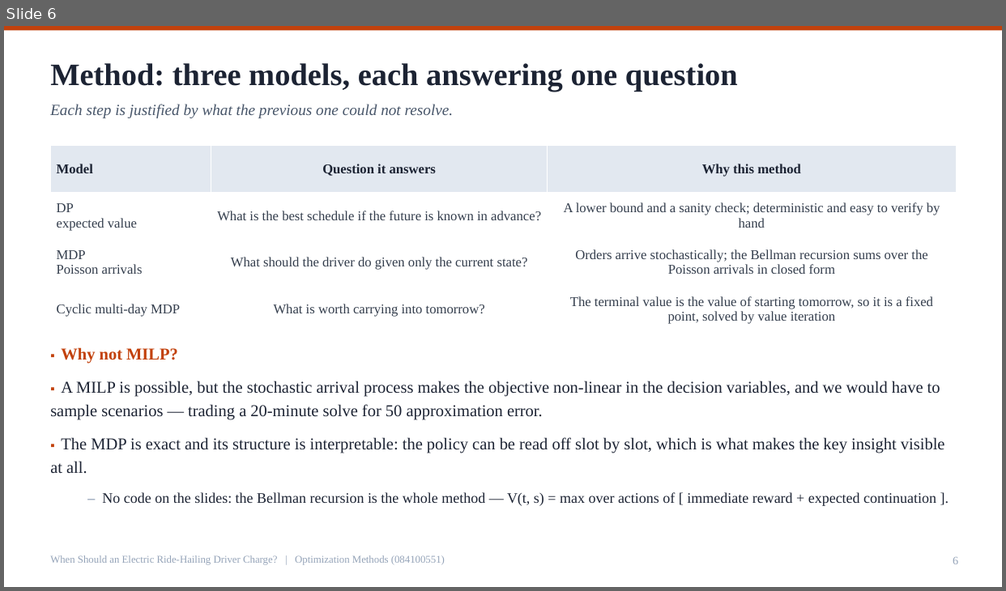
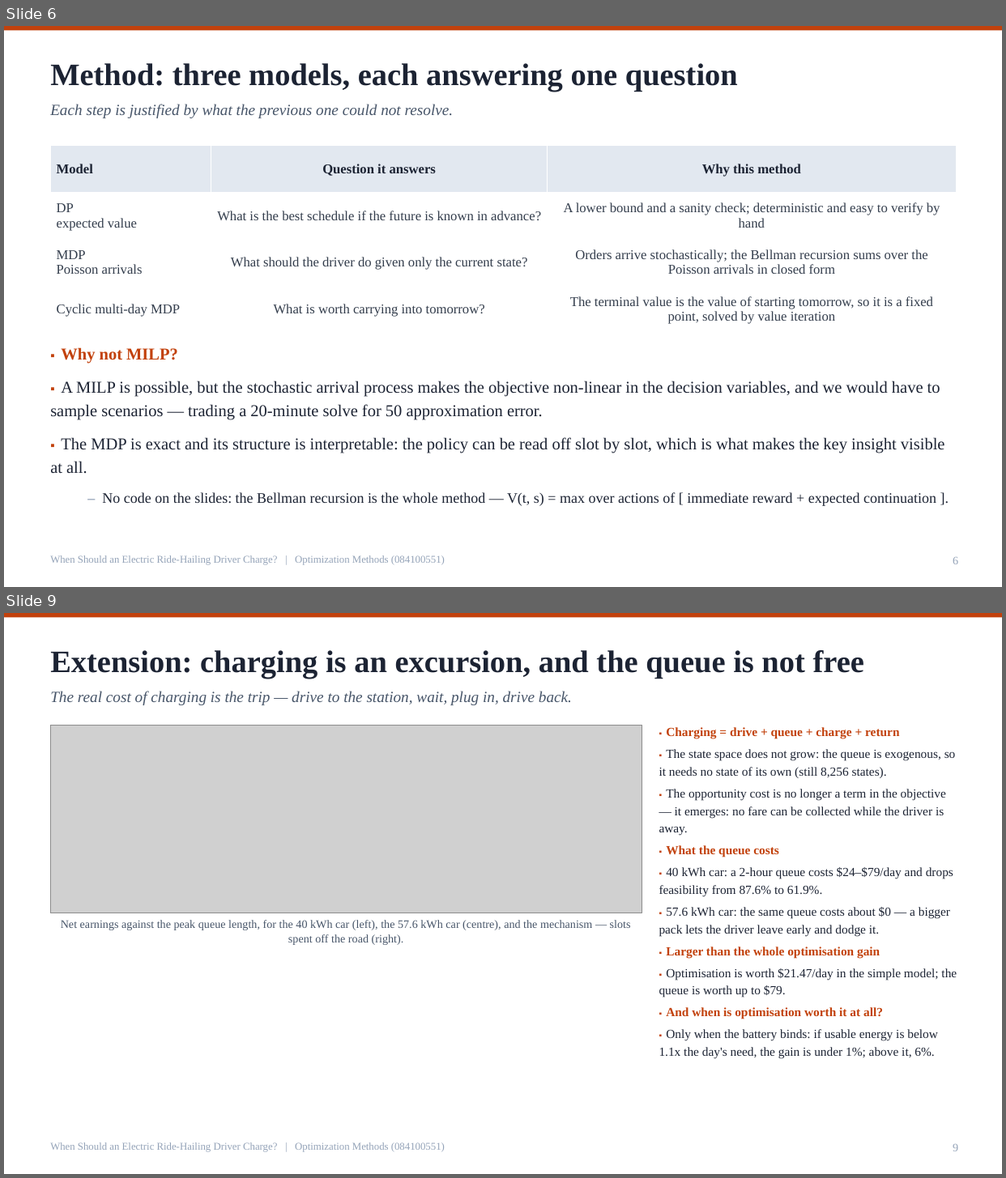
Before and after one commit to Ryan-Big-Data-grade24-scut/ride-hailing-charging, a slide deck: submit/Defense_梁睿希_202464870791.pptx. Shown one above the other, each under a label of ours: slide 6 before the commit, slides 6 and 9 after it; the slides between them are not shown. The pictures are 1006x591 and 1006x1178 pixels, drawn with LibreOffice and Linux fonts; fonts in the diff are those of the drawing; grey boxes stand for pictures. Boxes give left, top, right and bottom in pixels: in the first picture for what was removed or moved away, otherwise in the second. Text is boxed around its words. In the diff, an @@ line names an element or a change of style, - is before the commit and + after.

```diff
--- a/submit/Defense_梁睿希_202464870791.pptx
+++ b/submit/Defense_梁睿希_202464870791.pptx
@@ slide 9 added at (4,613,1002,1174), background #FFFFFF @@
@@ rectangle added at (4,613,1002,618), fill #C2410C @@
@@ text added at (50,650,864,679), 30 pt, text #1C2333, bold @@
+Extension: charging is an excursion, and the queue is not free
@@ text added at (50,691,572,705), 15 pt, text #475569, italic @@
+The real cost of charging is the trip — drive to the station, wait, plug in, drive back.
@@ picture added at (50,726,641,914) @@
@@ text added at (659,727,957,1059), 12 pt, text #1C2333 @@
+▪ Charging = drive + queue + charge + return
+▪ The state space does not grow: the queue is exogenous, so it needs no state of its own (still 8,256 states).
+▪ The opportunity cost is no longer a term in the objective — it emerges: no fare can be collected while the driver is away.
+▪ What the queue costs
+▪ 40 kWh car: a 2-hour queue costs $24–$79/day and drops feasibility from 87.6% to 61.9%.
+▪ 57.6 kWh car: the same queue costs about $0 — a bigger pack lets the driver leave early and dodge it.
+▪ Larger than the whole optimisation gain
+▪ Optimisation is worth $21.47/day in the simple model; the queue is worth up to $79.
+▪ And when is optimisation worth it at all?
+▪ Only when the battery binds: if usable energy is below 1.1x the day's need, the gain is under 1%; above it, 6%.
@@ text added at (61,920,631,945), 11 pt, text #475569 @@
+Net earnings against the peak queue length, for the 40 kWh car (left), the 57.6 kWh car (centre), and the mechanism — slots spent off the road (right).
@@ text added at (50,1143,445,1152), 10 pt, text #94A3B8 @@
+When Should an Electric Ride-Hailing Driver Charge? | Optimization Methods (084100551)
@@ text added at (953,1144,958,1152), 11 pt, text #94A3B8 @@
+9
```
Also in this commit, not shown: 7 slides changed, 35 other files.
